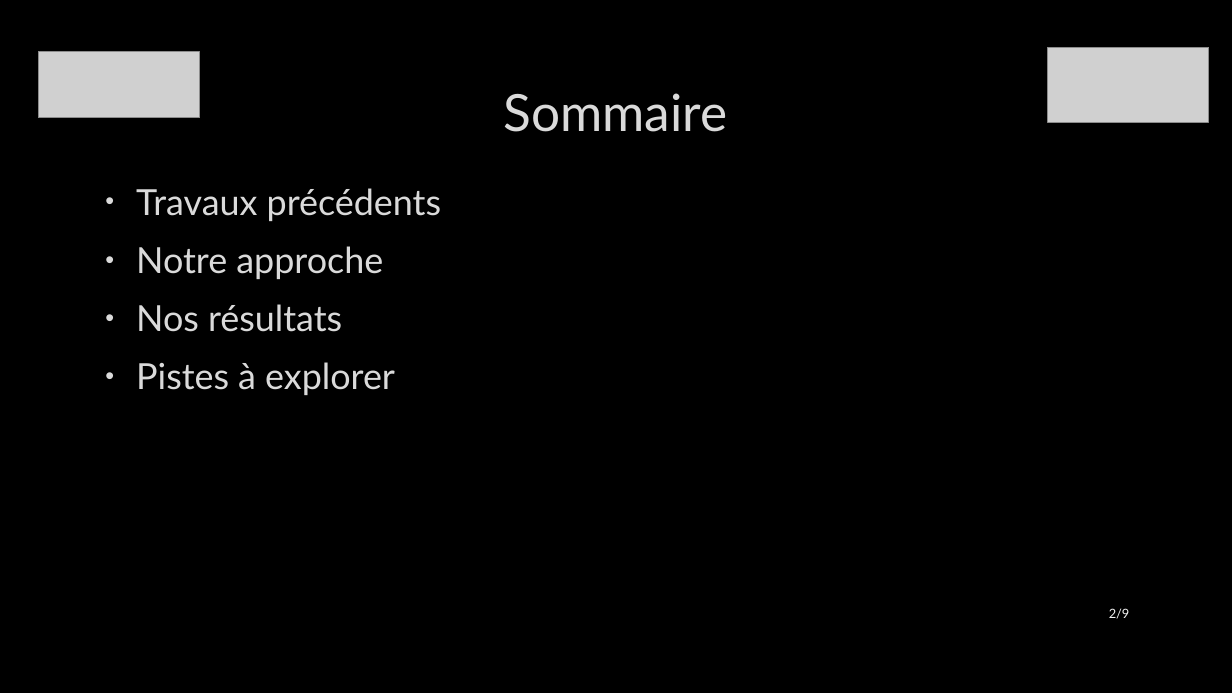
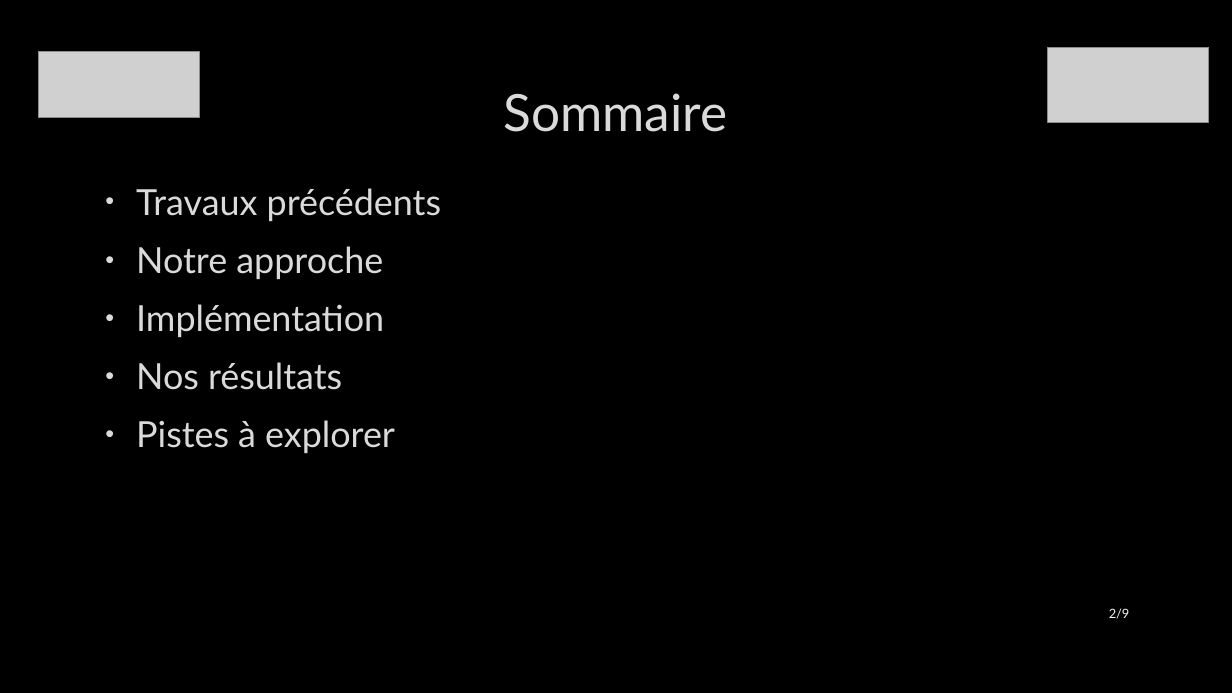
Before and after one commit to IliasMAOUDJ/Agent-Based-Edge-Detection, a slide deck: slide 2 of SMA et Traitement d’images.pptx. Drawn at 1232x693 pixels with LibreOffice and Linux fonts; fonts in the diff are those of the drawing; grey boxes stand for pictures; background and template pictures are left out. Boxes give left, top, right and bottom in pixels: in the first picture for what was removed or moved away, otherwise in the second. Text is boxed around its words. In the diff, an @@ line names an element or a change of style, - is before the commit and + after.

```diff
--- a/SMA et Traitement d’images.pptx
+++ b/SMA et Traitement d’images.pptx
@@ text at [136,304,384,337]: paragraph added @@
+• Implémentation
```
Also in this commit, not shown: 1 slide added.
